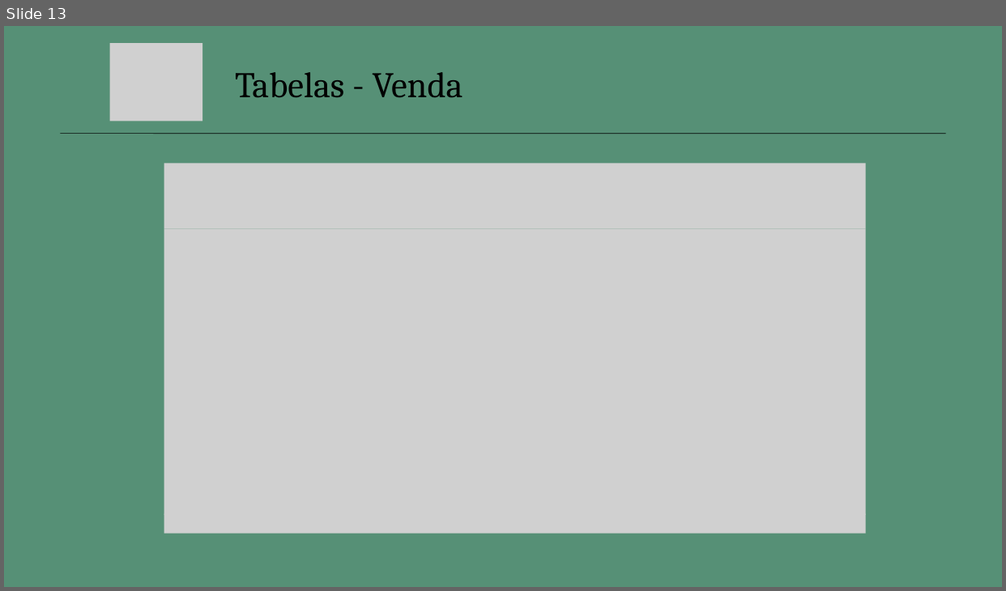
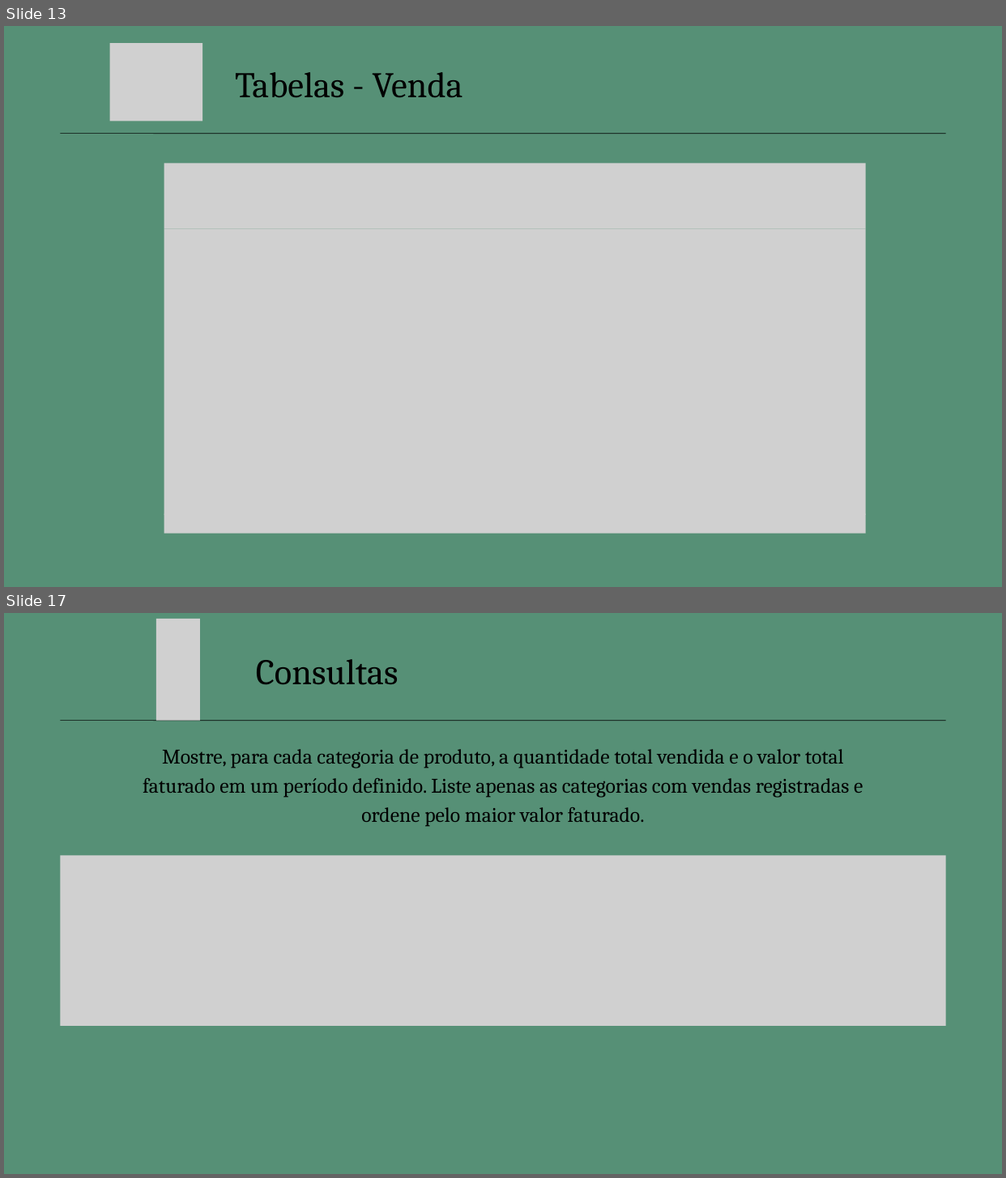
Before and after one commit to maiarakothe/Monamu, a slide deck: Monamu_Slides.pptx. Shown one above the other, each under a label of ours: slide 13 before the commit, slides 13 and 17 after it; the slides between them are not shown. The pictures are 1006x591 and 1006x1178 pixels, drawn with LibreOffice and Linux fonts; fonts in the diff are those of the drawing; grey boxes stand for pictures. Boxes give left, top, right and bottom in pixels: in the first picture for what was removed or moved away, otherwise in the second. Text is boxed around its words. In the diff, an @@ line names an element or a change of style, - is before the commit and + after.

Commit message:
Adição das Consultas nos Slides

```diff
--- a/Monamu_Slides.pptx
+++ b/Monamu_Slides.pptx
@@ slide 17 added at (4, 613, 1002, 1174), background #569076 @@
@@ picture added at (156, 619, 200, 720) @@
@@ text added at (256, 659, 398, 685), 52 pt, text #000000 @@
+Consultas
@@ line added from (60, 720) to (946, 720), #000000 0.75 pt @@
@@ text added at (143, 749, 863, 827), 30 pt, text #000000 @@
+Mostre, para cada categoria de produto, a quantidade total vendida e o valor total faturado em um período definido. Liste apenas as categorias com vendas registradas e ordene pelo maior valor faturado.
@@ picture added at (60, 855, 945, 1026) @@
```
Also in this commit, not shown: 3 other slides added.
